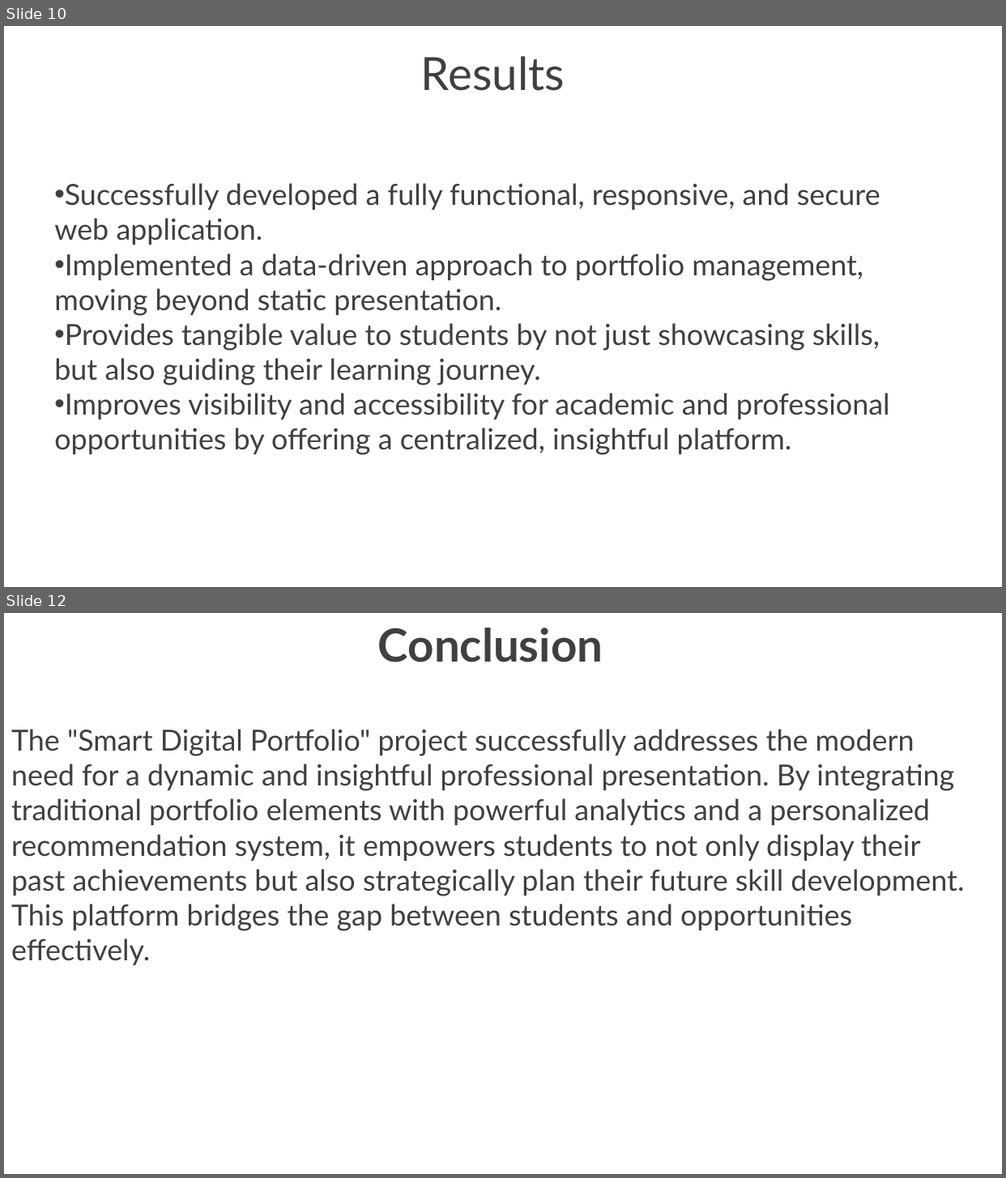
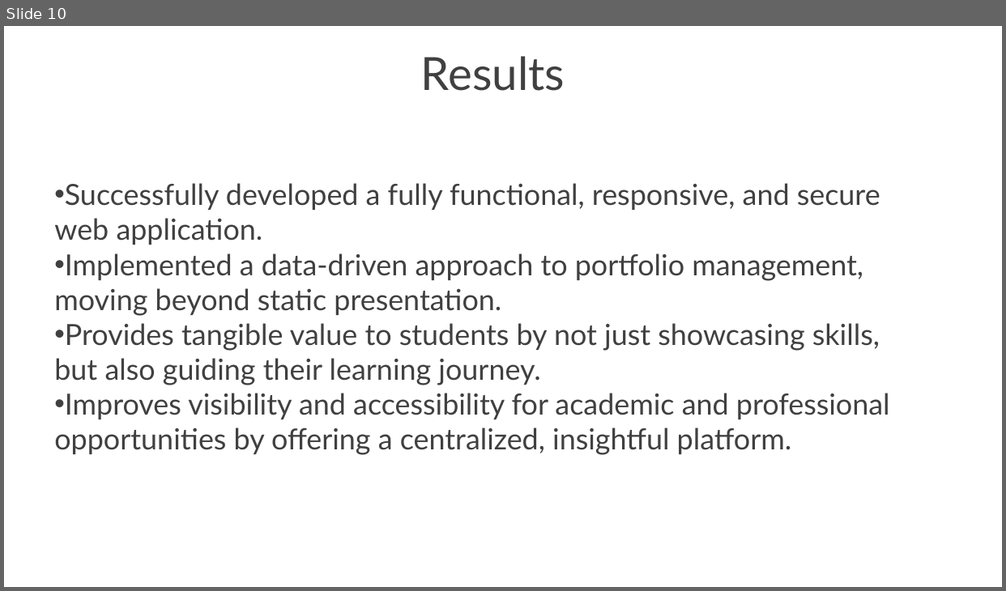
Before and after one commit to a96176957-alt/Adhithyan_TNSDC_FWD_DP, a slide deck: Presentation-WPS Office Adhithya.pptx. Shown one above the other, each under a label of ours: slides 10 and 12 before the commit, slide 10 after it; the slides between them are not shown. The pictures are 1006x1178 and 1006x591 pixels, drawn with LibreOffice and Linux fonts; fonts in the diff are those of the drawing; background and template pictures are left out. Boxes give left, top, right and bottom in pixels: in the first picture for what was removed or moved away, otherwise in the second. Text is boxed around its words. In the diff, an @@ line names an element or a change of style, - is before the commit and + after.

```diff
--- a/Presentation-WPS Office Adhithya.pptx
+++ b/Presentation-WPS Office Adhithya.pptx
@@ slide 12 removed at <box>4,613,1002,1174</box>, background picture (left out) @@
@@ text removed at <box>11,628,964,965</box> @@
-Conclusion
-The "Smart Digital Portfolio" project successfully addresses the modern need for a dynamic and insightful professional presentation. By integrating traditional portfolio elements with powerful analytics and a personalized recommendation system, it empowers students to not only display their past achievements but also strategically plan their future skill development. This platform bridges the gap between students and opportunities effectively.
```
Also in this commit, not shown: 1 slide changed, 3 slides added, 1 other slide removed.
